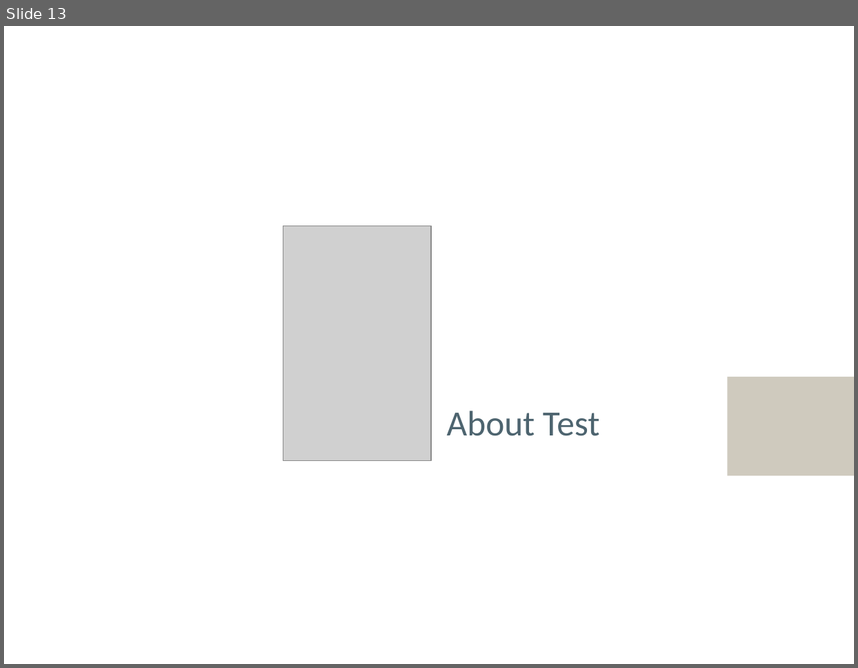
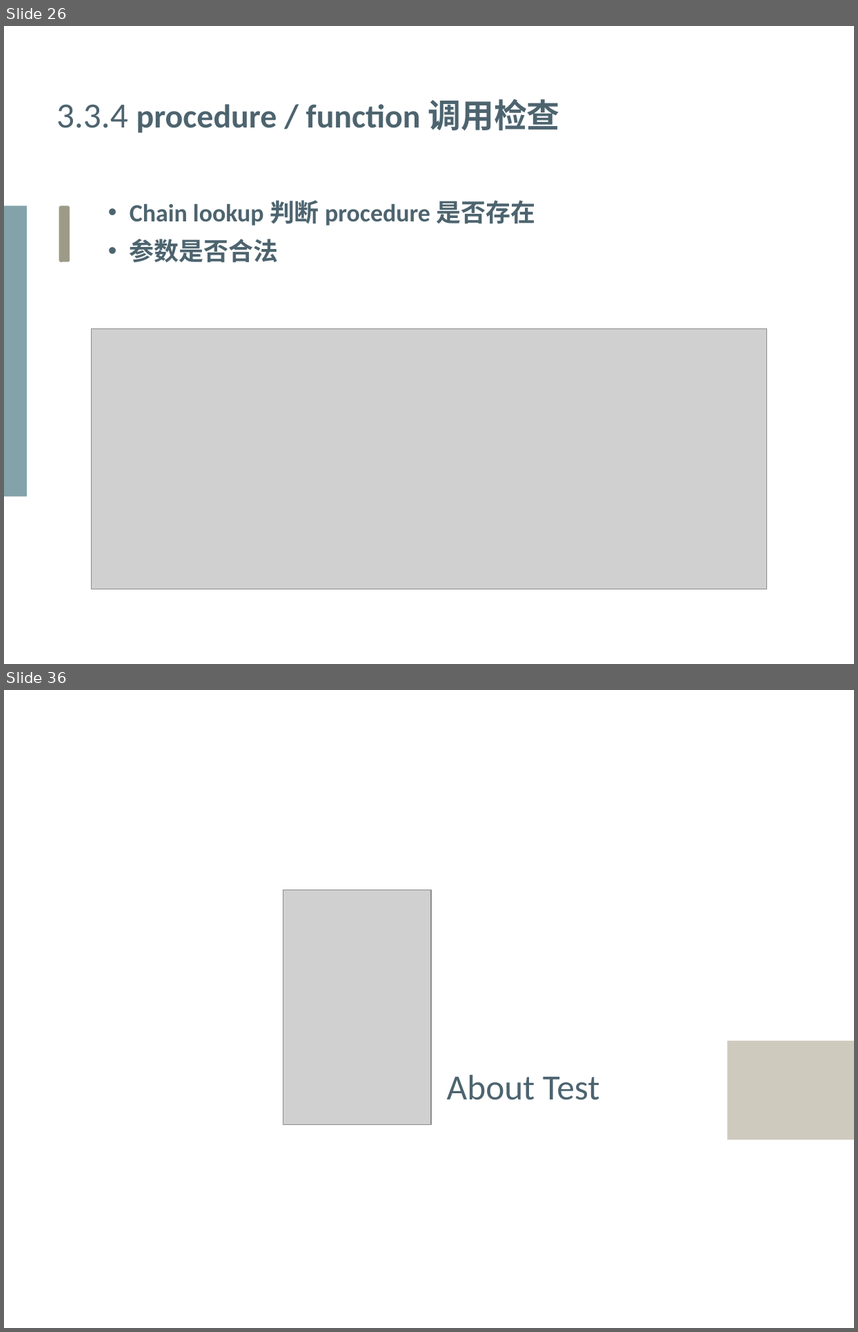
Before and after one commit to Yeeef/SOUP, a slide deck: report/Presentation.pptx. Shown one above the other, each under a label of ours: slide 13 before the commit, slides 26 and 36 after it; the slides between them are not shown. The pictures are 858x668 and 858x1332 pixels, drawn with LibreOffice and Linux fonts; fonts in the diff are those of the drawing; grey boxes stand for pictures. Boxes give left, top, right and bottom in pixels: in the first picture for what was removed or moved away, otherwise in the second. Text is boxed around its words. In the diff, an @@ line names an element or a change of style, - is before the commit and + after.

```diff
--- a/report/Presentation.pptx
+++ b/report/Presentation.pptx
@@ slide 26 added at <box>4,26,854,664</box>, background #FFFFFF @@
@@ text added at <box>56,99,559,133</box>, 28 pt, text #4D646F, bold @@
+3.3.4 procedure / function 调用检查
@@ rectangle added at <box>4,205,27,496</box>, fill #84A2AA @@
@@ rounded rectangle added at <box>59,205,70,261</box>, fill #9D9A88 @@
@@ text added at <box>130,200,535,262</box>, 21 pt, text #4D646F, bold @@
+• Chain lookup 判断 procedure 是否存在
+• 参数是否合法
@@ picture added at <box>92,329,767,589</box> @@
@@ what was slide 13 is now slide 36 @@
```
Also in this commit, not shown: 6 slides changed, 23 other slides added, 1 slide removed, 1 other file.
